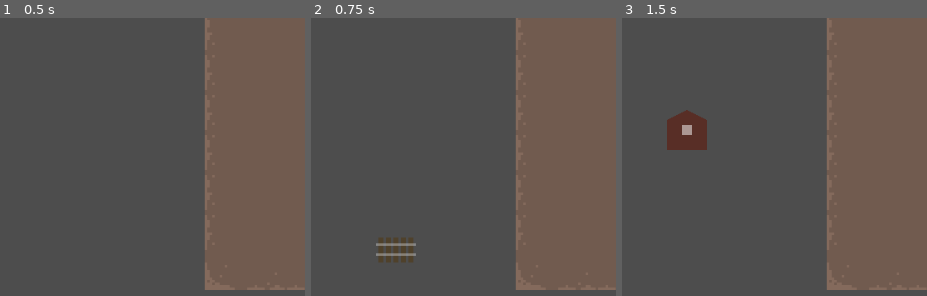
Above: before the commit, frames 1-3 (left to right).
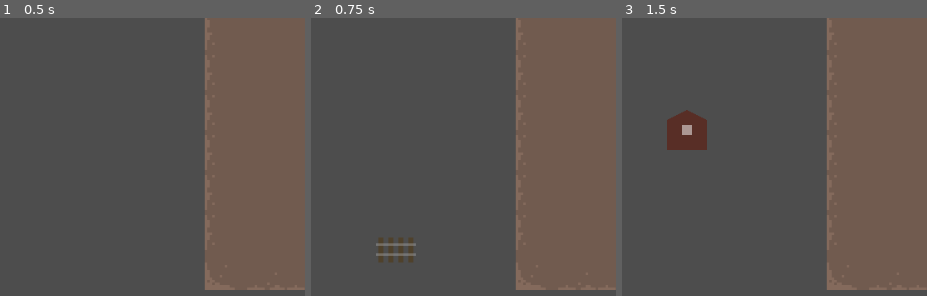
Above: after the commit, the same moments.

Repository: Godsmith/trainfinity3
Game: Godot game, scene res://scenes/game.tscn
Same seed, same stepped clock (60 frames per second), same inputs: the game is played once before the commit and once after it.
Inputs:
- Up to frame 1 (0.5 s): no input
- Up to frame 2 (0.75 s): click "Track" at 0.5 s
- Up to frame 3 (1.5 s): click "Station" at 1.25 s
The pictures show only the part of the screen within x 0-50%, y 50-100%; the shares and areas given below are measured in that part.

Frame 1 is identical in both runs. In frame 2, 0.3% of the frame differs, in the area x 24-32%, y 79-88%; in frame 3, nothing differs.

Commit message:
Lengthen diagonal rail and add camera zoom

Diff:
--- a/scenes/game.tscn
+++ b/scenes/game.tscn
@@ -1,7 +1,8 @@
-[gd_scene load_steps=12 format=4 uid="uid://bdv5fulluq6xw"]
+[gd_scene load_steps=13 format=4 uid="uid://bdv5fulluq6xw"]
 
 [ext_resource type="Script" uid="uid://cbs73qrun6sj4" path="res://scripts/game.gd" id="1_lbhrr"]
 [ext_resource type="Texture2D" uid="uid://c8ws7f0mlru37" path="res://assets/sprites/caves-rails-tileset-beta-1.0.png" id="1_uwrxv"]
+[ext_resource type="Script" uid="uid://d070mqp5unjky" path="res://scripts/camera_2d.gd" id="2_p57ef"]
 [ext_resource type="PackedScene" uid="uid://b2t1f8rkw52mt" path="res://scenes/train.tscn" id="2_yqjtg"]
 [ext_resource type="PackedScene" uid="uid://rq8dlyspro46" path="res://scenes/track.tscn" id="5_iywne"]
 [ext_resource type="PackedScene" uid="uid://b1064yqqmy7mf" path="res://scenes/station.tscn" id="6_p57ef"]
@@ -514,14 +515,17 @@
 [node name="Camera2D" type="Camera2D" parent="."]
 position = Vector2(38, 20)
 zoom = Vector2(3, 3)
+script = ExtResource("2_p57ef")
 
 [node name="Background" type="TileMapLayer" parent="."]
+z_index = -1
 texture_filter = 1
 position = Vector2(8, 8)
 tile_map_data = PackedByteArray("AAABAAEAAQAGAAcAAAACAAIAAQAGAAcAAAADAAMAAQAHAAcAAAADAAIAAQAGAAYAAAACAAMAAQAGAAcAAAABAA …(1680 unchanged characters)…
 tile_set = SubResource("TileSet_lnu2h")
 
 [node name="TileMapLayer" type="TileMapLayer" parent="."]
+z_index = -1
 texture_filter = 1
 position = Vector2(8, 8)
 tile_map_data = PackedByteArray("AAD+//3/AQAAAAIAAAAEAP3/AQAFAAIAAAD///3/AQACAAMAAAAAAP3/AQACAAMAAAABAP3/AQACAAMAAAACAP3/AQACAAMAAAADAP3/AQACAAMAAAD9//3/AQABAAkAAAAFAP3/AQAFAAQAAAA=")
--- a/scenes/track.tscn
+++ b/scenes/track.tscn
@@ -6,30 +6,28 @@
 script = ExtResource("1_s1rm4")
 
 [node name="Sleeper1" type="Line2D" parent="."]
+z_index = -1
 position = Vector2(-6, -5)
 points = PackedVector2Array(0, 0, 0, 10)
 width = 2.0
 default_color = Color(0.316029, 0.210545, 0.0370625, 1)
 
 [node name="Sleeper2" type="Line2D" parent="."]
-position = Vector2(-3, -5)
+z_index = -1
+position = Vector2(-2, -5)
 points = PackedVector2Array(0, 0, 0, 10)
 width = 2.0
 default_color = Color(0.316029, 0.210545, 0.0370625, 1)
 
 [node name="Sleeper3" type="Line2D" parent="."]
-position = Vector2(0, -5)
+z_index = -1
+position = Vector2(2, -5)
 points = PackedVector2Array(0, 0, 0, 10)
 width = 2.0
 default_color = Color(0.316029, 0.210545, 0.0370625, 1)
 
 [node name="Sleeper4" type="Line2D" parent="."]
-position = Vector2(3, -5)
-points = PackedVector2Array(0, 0, 0, 10)
-width = 2.0
-default_color = Color(0.316029, 0.210545, 0.0370625, 1)
-
-[node name="Sleeper5" type="Line2D" parent="."]
+z_index = -1
 position = Vector2(6, -5)
 points = PackedVector2Array(0, 0, 0, 10)
 width = 2.0
@@ -39,10 +37,40 @@
 position = Vector2(-8, 2)
 points = PackedVector2Array(0, -4, 16, -4)
 width = 1.0
-default_color = Color(0.74978, 0.74978, 0.74978, 1)
+default_color = Color(0.60933, 0.60933, 0.60933, 1)
 
 [node name="Rail2" type="Line2D" parent="."]
 position = Vector2(-8, 2)
 points = PackedVector2Array(0, 0, 16, 0)
 width = 1.0
-default_color = Color(0.74902, 0.74902, 0.74902, 1)
+default_color = Color(0.60933, 0.60933, 0.60933, 1)
+
+[node name="Sleeper5" type="Line2D" parent="."]
+visible = false
+z_index = -1
+position = Vector2(10, -5)
+points = PackedVector2Array(0, 0, 0, 10)
+width = 2.0
+default_color = Color(0.316029, 0.210545, 0.0370625, 1)
+
+[node name="Sleeper6" type="Line2D" parent="."]
+visible = false
+z_index = -1
+position = Vector2(-10, -5)
+points = PackedVector2Array(0, 0, 0, 10)
+width = 2.0
+default_color = Color(0.316029, 0.210545, 0.0370625, 1)
+
+[node name="LongRail1" type="Line2D" parent="."]
+visible = false
+position = Vector2(-11, 2)
+points = PackedVector2Array(-1, -4, 23, -4)
+width = 1.0
+default_color = Color(0.60933, 0.60933, 0.60933, 1)
+
+[node name="LongRail2" type="Line2D" parent="."]
+visible = false
+position = Vector2(-11, 6)
+points = PackedVector2Array(-1, -4, 23, -4)
+width = 1.0
+default_color = Color(0.60933, 0.60933, 0.60933, 1)
--- /dev/null
+++ b/scripts/camera_2d.gd
@@ -0,0 +1,8 @@
+extends Camera2D
+
+func zoom_camera(factor: float) -> void:
+	var previous_mouse_position := get_local_mouse_position()
+	zoom *= factor
+
+	var diff = previous_mouse_position - get_local_mouse_position()
+	offset += diff
--- a/scripts/game.gd
+++ b/scripts/game.gd
@@ -1,7 +1,6 @@
 extends Node2D
 
 const TILE_SIZE := 16
-const SCALE_FACTOR := 2  # Don't remember where I set this
 var is_left_mouse_button_held_down := false
 var is_right_mouse_button_held_down := false
 var start_track_location := Vector2()
@@ -20,6 +19,8 @@
 @onready var ghost_track = $GhostTrack
 @onready var ghost_station = $GhostStation
 
+@onready var camera = $Camera2D
+
 
 
 func snap_to_grid(position: Vector2) -> Vector2:
@@ -32,8 +33,12 @@
 			is_left_mouse_button_held_down = event.is_pressed()
 			if gui_state == GUI_STATE.TRACK:
 				start_track_location = snap_to_grid(get_local_mouse_position())
-		if event.button_index == MOUSE_BUTTON_RIGHT:
+		elif event.button_index == MOUSE_BUTTON_RIGHT:
 			is_right_mouse_button_held_down = event.is_pressed()
+		elif event.button_index == MOUSE_BUTTON_WHEEL_UP and not event.is_echo():
+			camera.zoom_camera(1.1)
+		elif event.button_index == MOUSE_BUTTON_WHEEL_DOWN and not event.is_echo():
+			camera.zoom_camera(1/1.1)
 
 	if event is InputEventMouseButton and event.is_released() and event.button_index == MOUSE_BUTTON_LEFT:
 		match gui_state:
@@ -54,7 +59,8 @@
 
 		if is_right_mouse_button_held_down:
 			var camera = get_viewport().get_camera_2d()
-			camera.position -= event.get_relative() / SCALE_FACTOR
+			camera.position -= event.get_relative() / camera.zoom.x
+
 
 func _create_track():
 	for ghost_track in ghost_tracks:
--- a/scripts/track.gd
+++ b/scripts/track.gd
@@ -9,7 +9,16 @@
 		rotate(PI/2)
 	elif pos2.y > pos1.y and pos2.x > pos1.x:
 		rotate(PI/4)
+		_extend_length()
 	elif pos2.y < pos1.y and pos2.x < pos1.x:
 		rotate(PI/4)
+		_extend_length()
 	else:
 		rotate(PI*3/4)
+		_extend_length()
+
+func _extend_length():
+	$Sleeper5.visible = true
+	$Sleeper6.visible = true
+	$LongRail1.visible = true
+	$LongRail2.visible = true
Not shown, added: scripts/camera_2d.gd.uid
